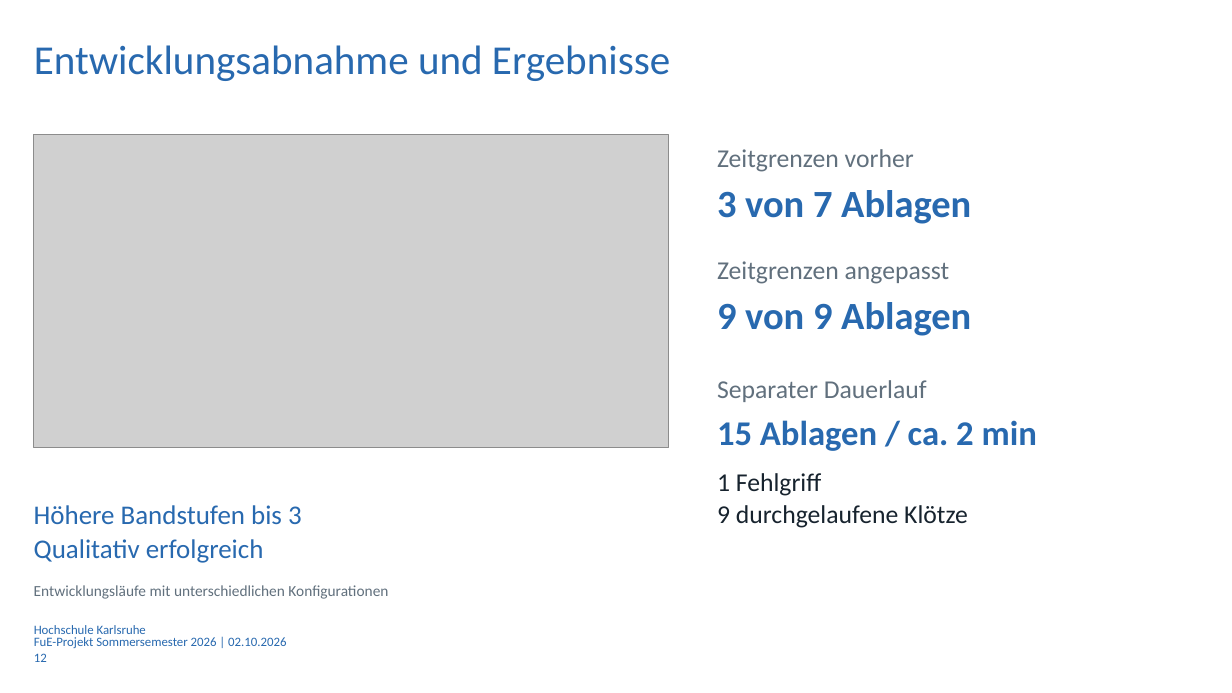
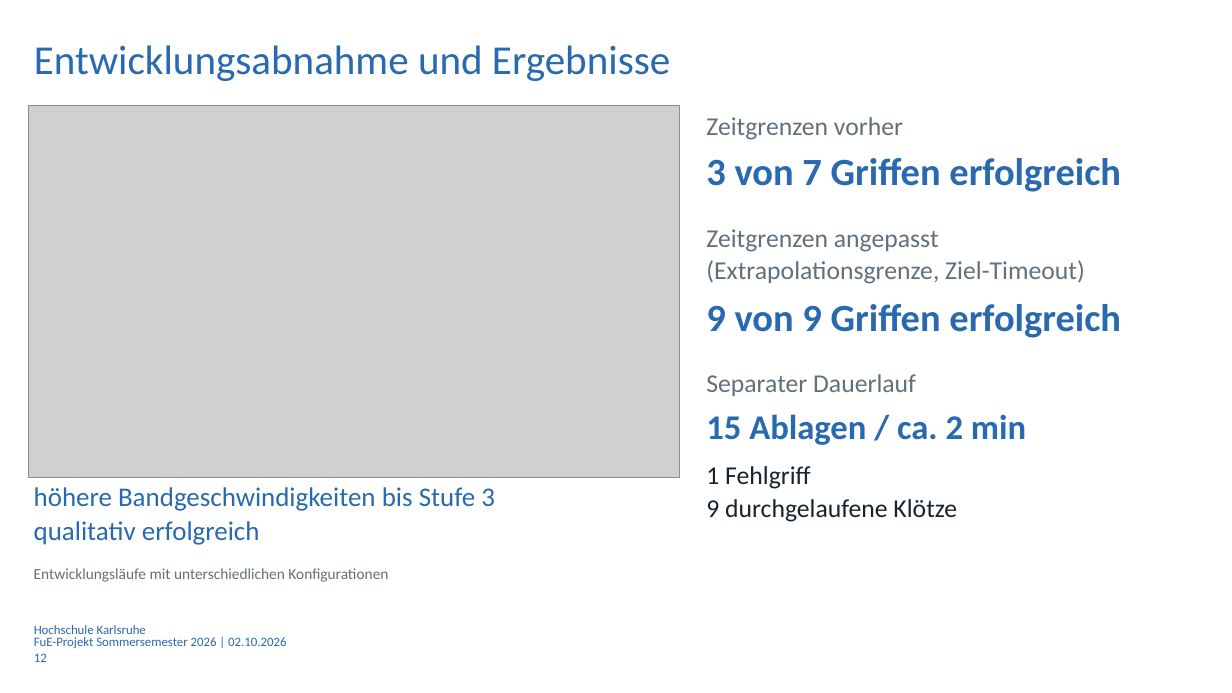
Before and after one commit to Luze212/roboter_tetris, a slide deck: slide 12 of Projektbericht/Presentation/Abschlussprasentation_RoboterTetris_V01.pptx. Drawn at 1232x693 pixels with LibreOffice and Linux fonts; fonts in the diff are those of the drawing; grey boxes stand for pictures; background and template pictures are left out. Boxes give left, top, right and bottom in pixels: in the first picture for what was removed or moved away, otherwise in the second. Text is boxed around its words. In the diff, an @@ line names an element or a change of style, - is before the commit and + after.

Commit message:
Presentation: draft v01_2  changed

```diff
--- a/Projektbericht/Presentation/Abschlussprasentation_RoboterTetris_V01.pptx
+++ b/Projektbericht/Presentation/Abschlussprasentation_RoboterTetris_V01.pptx
@@ picture resized from (x1=33, y1=135, x2=669, y2=448) to (x1=28, y1=105, x2=679, y2=477) @@
@@ text "Zeitgrenzen vorher" moved from (x1=717, y1=149, x2=914, y2=172) to (x1=706, y1=117, x2=903, y2=140) @@
@@ text at (x1=706, y1=158, x2=1121, y2=192): text changed @@
-3 von 7 Ablagen
+3 von 7 Griffen erfolgreich
@@ text "Zeitgrenzen angepasst" moved from (x1=717, y1=261, x2=950, y2=284) to (x1=706, y1=229, x2=1085, y2=284) @@
@@ text at (x1=706, y1=260, x2=1085, y2=284): paragraph added @@
+(Extrapolationsgrenze, Ziel-Timeout)
@@ text at (x1=706, y1=304, x2=1121, y2=338): text changed @@
-9 von 9 Ablagen
+9 von 9 Griffen erfolgreich
@@ 3 texts moved together from (x1=717, y1=380, x2=1037, y2=528) to (x1=706, y1=374, x2=1026, y2=522) @@
@@ text at (x1=34, y1=487, x2=495, y2=545): text changed @@
-Höhere Bandstufen bis 3
-Qualitativ erfolgreich
+höhere Bandgeschwindigkeiten bis Stufe 3
+qualitativ erfolgreich
@@ text "Entwicklungsläufe mit unterschiedlichen Konfigurationen" moved from (x1=34, y1=585, x2=388, y2=599) to (x1=34, y1=568, x2=388, y2=582) @@
```
Also in this commit, not shown: 2 other slides changed, 1 slide added, 1 slide removed, 2 other files.
